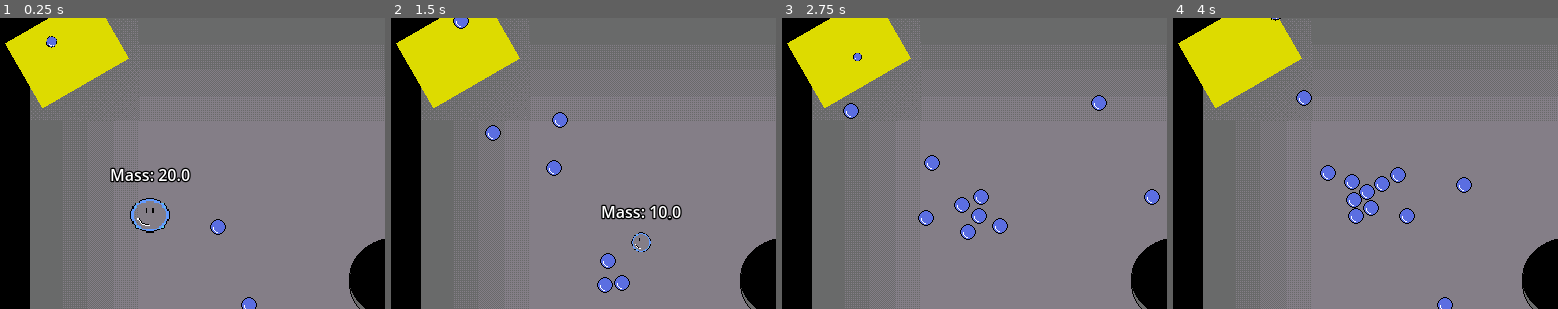
Above: before the commit, frames 1-4 (left to right).
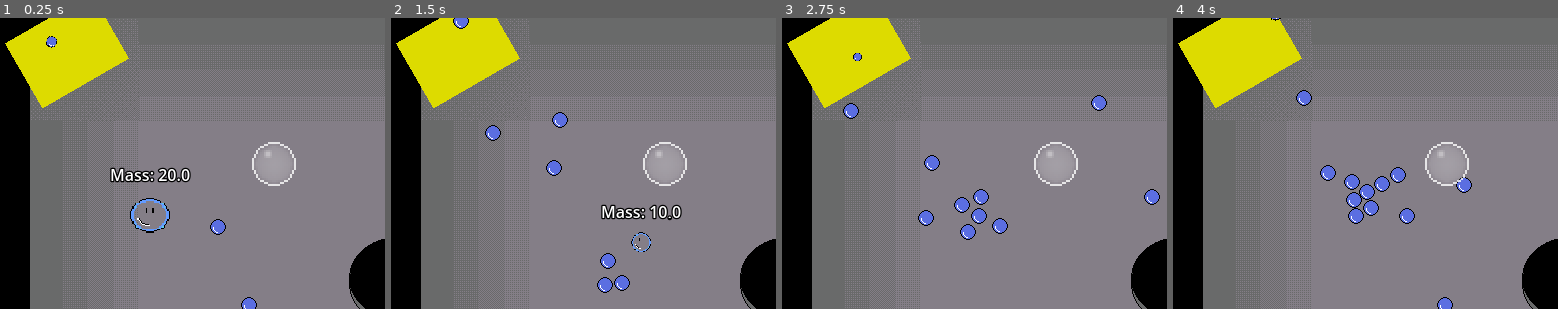
Above: after the commit, the same moments.

Repository: that-damn-cat/BubbleTrouble
Game: Godot game, scene res://game.tscn
Two runs of this game, one before a commit and one after it. Both use one fixed random seed, a clock stepped at 60 frames per second and the inputs below.
Inputs:
- Up to frame 1 (0.25 s): no input
- Up to frame 2 (1.5 s): hold Right (right) 0.53-1.28 s; tap Space (shoot) at 0.6, 1.35 s; hold Down (down) from 1.28 s (still down)
- Up to frame 3 (2.75 s): release Down (down) at 2.03 s; hold Right (right) from 2.03 s (still down); tap Space (shoot) at 2.1 s
- Up to frame 4 (4 s): release Right (right) at 2.78 s; hold Up (up) 2.78-3.53 s; tap Space (shoot) at 2.85, 3.6 s; hold Left (left) from 3.53 s (still down)
The pictures show only the part of the screen within x 0-50%, y 5-55%; the shares and areas given below are measured in that part.

The runs differ from the first frame. In frame 1, 0.9% of the frame differs, in the area x 65-77%, y 42-58%; in frame 2, 0.9%; in frame 3, 0.9%; in frame 4, 0.9%.

Commit message:
Bubble Testing

Diff:
--- a/game.tscn
+++ b/game.tscn
@@ -10,6 +10,7 @@
 [ext_resource type="PackedScene" uid="uid://bvsa47mq8yph7" path="res://Entities/Drain/drain.tscn" id="4_vef74"]
 [ext_resource type="PackedScene" uid="uid://mi5q8r0bjsc1" path="res://Entities/Sponge/sponge.tscn" id="5_hve3p"]
 [ext_resource type="PackedScene" uid="uid://ch44dxs3vx8wj" path="res://Entities/Dirt/dirt.tscn" id="6_j5wjh"]
+[ext_resource type="Texture2D" uid="uid://g70so7kuapkq" path="res://Assets/bubble_sheet.png" id="11_mfdv2"]
 
 [sub_resource type="RectangleShape2D" id="RectangleShape2D_eow3j"]
 size = Vector2(800, 140)
@@ -31,6 +32,63 @@
 
 [sub_resource type="WorldBoundaryShape2D" id="WorldBoundaryShape2D_ryrav"]
 normal = Vector2(-1, 0)
+
+[sub_resource type="AtlasTexture" id="AtlasTexture_vaj68"]
+atlas = ExtResource("11_mfdv2")
+region = Rect2(312, 0, 24, 28)
+
+[sub_resource type="AtlasTexture" id="AtlasTexture_i2p71"]
+atlas = ExtResource("11_mfdv2")
+region = Rect2(336, 0, 24, 28)
+
+[sub_resource type="AtlasTexture" id="AtlasTexture_xa8c5"]
+atlas = ExtResource("11_mfdv2")
+region = Rect2(360, 0, 24, 28)
+
+[sub_resource type="AtlasTexture" id="AtlasTexture_5b14r"]
+atlas = ExtResource("11_mfdv2")
+region = Rect2(384, 0, 24, 28)
+
+[sub_resource type="AtlasTexture" id="AtlasTexture_bnpwn"]
+atlas = ExtResource("11_mfdv2")
+region = Rect2(408, 0, 24, 28)
+
+[sub_resource type="AtlasTexture" id="AtlasTexture_36jdj"]
+atlas = ExtResource("11_mfdv2")
+region = Rect2(432, 0, 24, 28)
+
+[sub_resource type="AtlasTexture" id="AtlasTexture_xfvwf"]
+atlas = ExtResource("11_mfdv2")
+region = Rect2(456, 0, 24, 28)
+
+[sub_resource type="SpriteFrames" id="SpriteFrames_dhpj7"]
+animations = [{
+"frames": [{
+"duration": 1.0,
+"texture": SubResource("AtlasTexture_vaj68")
+}, {
+"duration": 1.0,
+"texture": SubResource("AtlasTexture_i2p71")
+}, {
+"duration": 1.0,
+"texture": SubResource("AtlasTexture_xa8c5")
+}, {
+"duration": 1.0,
+"texture": SubResource("AtlasTexture_5b14r")
+}, {
+"duration": 1.0,
+"texture": SubResource("AtlasTexture_bnpwn")
+}, {
+"duration": 1.0,
+"texture": SubResource("AtlasTexture_36jdj")
+}, {
+"duration": 1.0,
+"texture": SubResource("AtlasTexture_xfvwf")
+}],
+"loop": true,
+"name": &"default",
+"speed": 15.0
+}]
 
 [node name="Game" type="Node"]
 script = ExtResource("1_7jktm")
@@ -150,3 +208,9 @@
 [node name="BGM" type="AudioStreamPlayer" parent="."]
 stream = ExtResource("4_fc0e3")
 autoplay = true
+
+[node name="AnimatedSprite2D" type="AnimatedSprite2D" parent="."]
+position = Vector2(277, 189)
+scale = Vector2(2, 2)
+sprite_frames = SubResource("SpriteFrames_dhpj7")
+frame_progress = 0.8307304
Binary file added: Assets/bubble_sheet.png
Not shown: 1 places in game.tscn that only renumber resources
